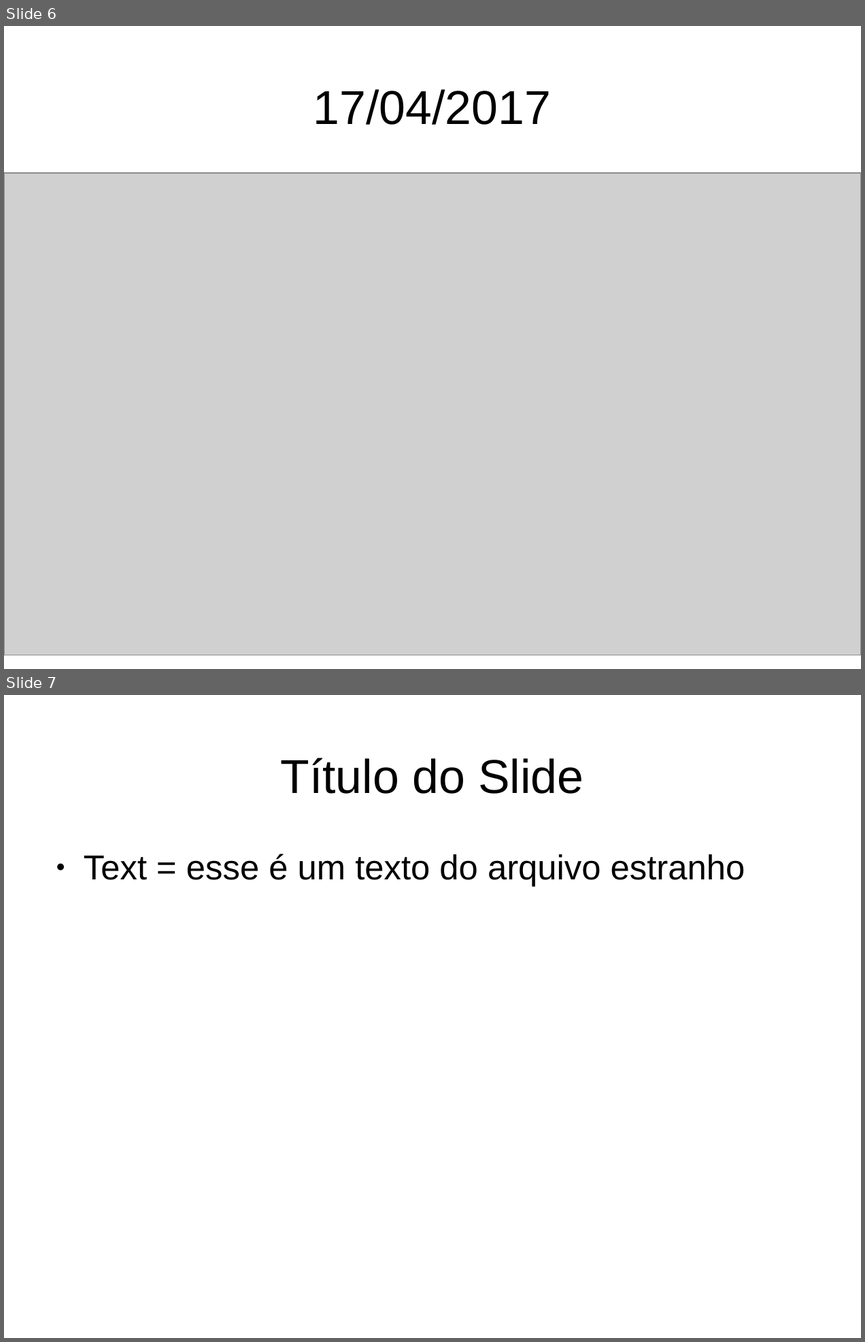
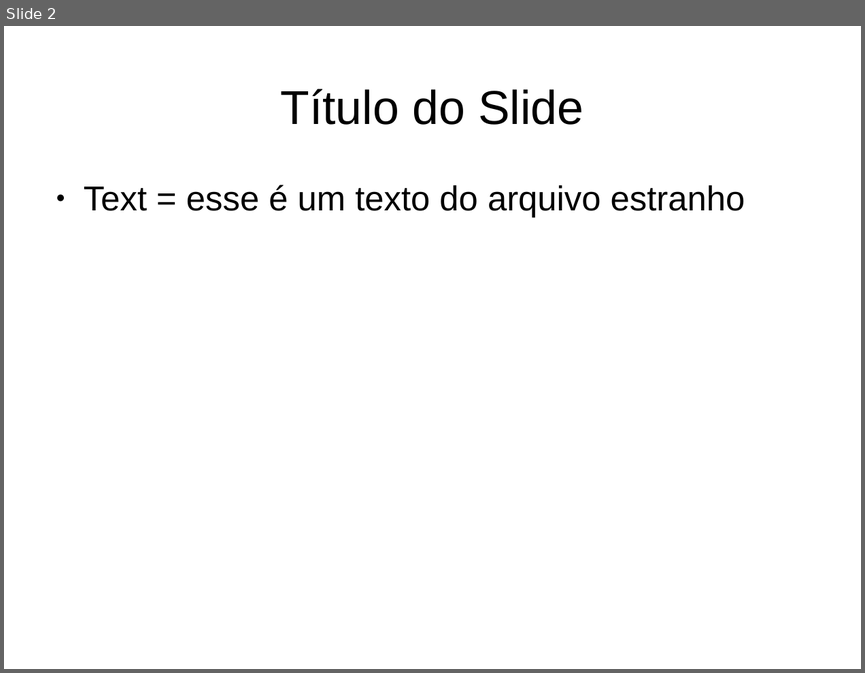
Before and after one commit to githubtutorial2017/tutorialgithub, a slide deck: arquivos_estranhos.odp. Shown one above the other, each under a label of ours: slides 6 and 7 before the commit, slide 2 after it. The pictures are 865x1342 and 865x673 pixels, drawn with LibreOffice and Linux fonts; fonts in the diff are those of the drawing; grey boxes stand for pictures. Boxes give left, top, right and bottom in pixels: in the first picture for what was removed or moved away, otherwise in the second. Text is boxed around its words. In the diff, an @@ line names an element or a change of style, - is before the commit and + after.

```diff
--- a/arquivos_estranhos.odp
+++ b/arquivos_estranhos.odp
@@ slide 6 removed at [4,26,861,669], background #FFFFFF @@
@@ title removed at [313,89,551,125] @@
-17/04/2017
@@ picture removed at [4,173,861,655] @@
@@ what was slide 7 is now slide 2 @@
```
Also in this commit, not shown: 4 other slides removed.
